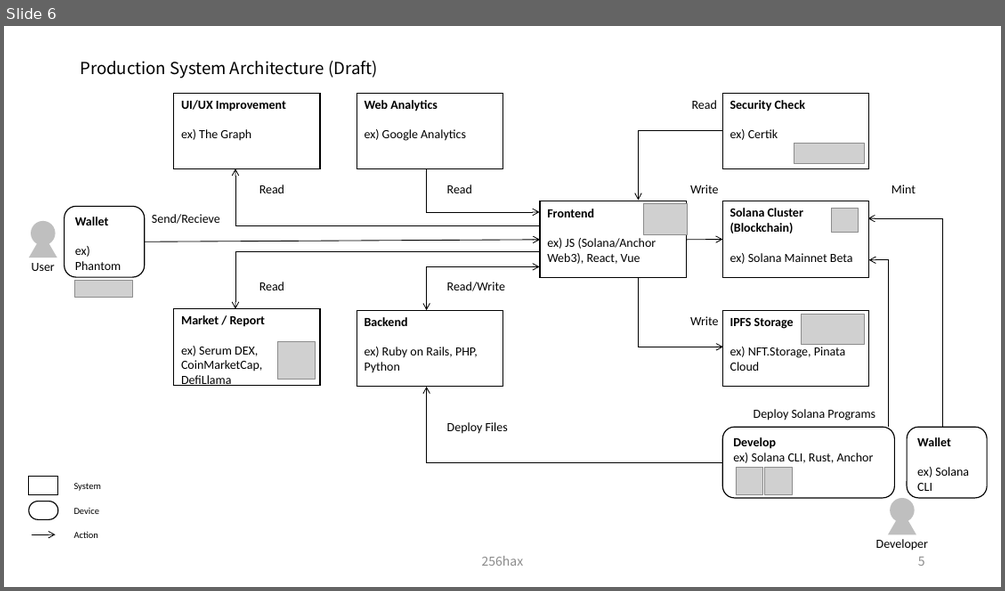
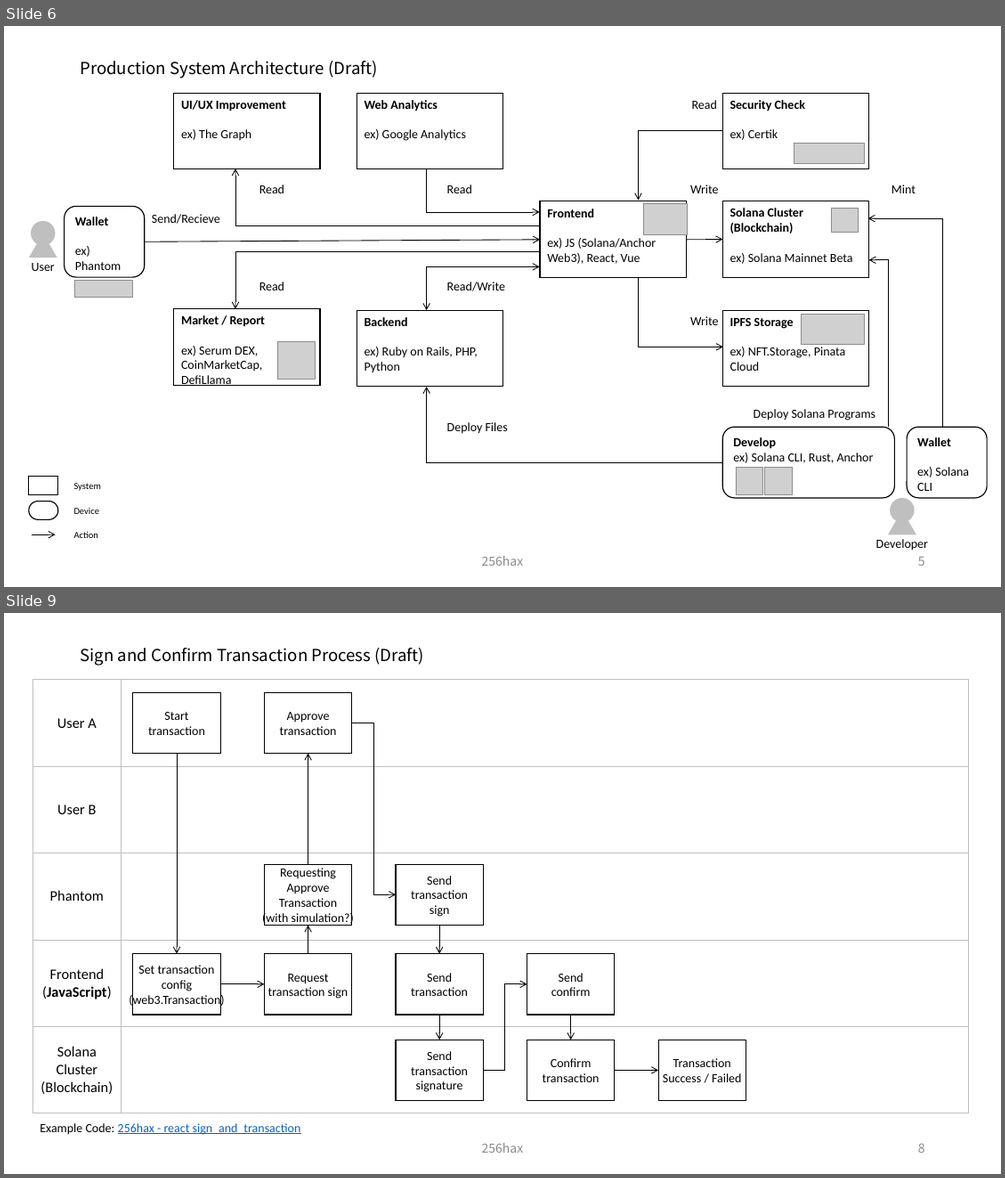
Before and after one commit to SmartGru25/Solana-React-Minimal, a slide deck: docs/Solana_Blockchain_Outline_Figure.pptx. Shown one above the other, each under a label of ours: slide 6 before the commit, slides 6 and 9 after it; the slides between them are not shown. The pictures are 1005x591 and 1005x1178 pixels, drawn with LibreOffice and Linux fonts; fonts in the diff are those of the drawing; grey boxes stand for pictures. Boxes give left, top, right and bottom in pixels: in the first picture for what was removed or moved away, otherwise in the second. Text is boxed around its words. In the diff, an @@ line names an element or a change of style, - is before the commit and + after.

Commit message:
docs: add transaction

```diff
--- a/docs/Solana_Blockchain_Outline_Figure.pptx
+++ b/docs/Solana_Blockchain_Outline_Figure.pptx
@@ slide 9 added at box(4, 613, 1001, 1174), background #FFFFFF @@
@@ title added at box(80, 648, 425, 666), 16 pt, text #000000 @@
+Sign and Confirm Transaction Process (Draft)
@@ table added at box(32, 680, 969, 1113), 5 rows, 2 columns @@
+User A | 
+User B | 
+Phantom | 
+Frontend / (JavaScript) | 
+Solana / Cluster / (Blockchain) | 
@@ rectangle added at box(133, 692, 220, 753), fill #FFFFFF, outline #000000 1 pt, 12 pt, text #000000 @@
+Start
+transaction
@@ rectangle added at box(264, 692, 352, 753), fill #FFFFFF, outline #000000 1 pt, 12 pt, text #000000 @@
+Approve
+transaction
@@ elbow arrow added from (352, 723) to (396, 895), #000000 0.75 pt @@
@@ arrow added from (177, 754) to (177, 954), #000000 0.75 pt @@
@@ arrow added from (308, 864) to (308, 754), #000000 0.75 pt @@
@@ rectangle added at box(264, 864, 352, 925), fill #FFFFFF, outline #000000 1 pt, 12 pt, text #000000 @@
+Requesting
+Approve
+Transaction
+(with simulation?)
@@ rectangle added at box(396, 864, 484, 925), fill #FFFFFF, outline #000000 1 pt, 12 pt, text #000000 @@
+Send transaction
+sign
@@ arrow added from (308, 954) to (308, 925), #000000 0.75 pt @@
@@ arrow added from (439, 925) to (439, 954), #000000 0.75 pt @@
@@ rectangle added at box(133, 954, 220, 1014), fill #FFFFFF, outline #000000 1 pt, 12 pt, text #000000 @@
+Set transaction
+config
+(web3.Transaction)
@@ rectangle added at box(264, 954, 352, 1014), fill #FFFFFF, outline #000000 1 pt, 12 pt, text #000000 @@
+Request
+transaction sign
@@ rectangle added at box(396, 954, 484, 1014), fill #FFFFFF, outline #000000 1 pt, 12 pt, text #000000 @@
+Send
+transaction
@@ rectangle added at box(526, 954, 615, 1014), fill #FFFFFF, outline #000000 1 pt, 12 pt, text #000000 @@
+Send
+confirm
@@ arrow added from (221, 984) to (264, 984), #000000 0.75 pt @@
@@ elbow arrow added from (484, 1070) to (526, 984), #000000 0.75 pt @@
@@ arrow added from (439, 1014) to (439, 1040), #000000 0.75 pt @@
@@ arrow added from (571, 1014) to (571, 1040), #000000 0.75 pt @@
@@ rectangle added at box(396, 1040, 484, 1101), fill #FFFFFF, outline #000000 1 pt, 12 pt, text #000000 @@
+Send
+transaction
+signature
@@ rectangle added at box(526, 1040, 615, 1101), fill #FFFFFF, outline #000000 1 pt, 12 pt, text #000000 @@
+Confirm
+transaction
@@ rectangle added at box(658, 1040, 745, 1101), fill #FFFFFF, outline #000000 1 pt, 12 pt, text #000000 @@
+Transaction
+Success / Failed
@@ arrow added from (615, 1070) to (658, 1070), #000000 0.75 pt @@
@@ text added at box(40, 1123, 301, 1135), 12 pt, text #0563C1, underline @@
+Example Code: 256hax - react sign_and_transaction
@@ text added at box(482, 1143, 524, 1152), 12 pt, text #8C8C8C @@
+256hax
@@ page number added at box(918, 1143, 925, 1152), 12 pt, text #8C8C8C @@
+8
```
Also in this commit, not shown: 3 other slides added.
